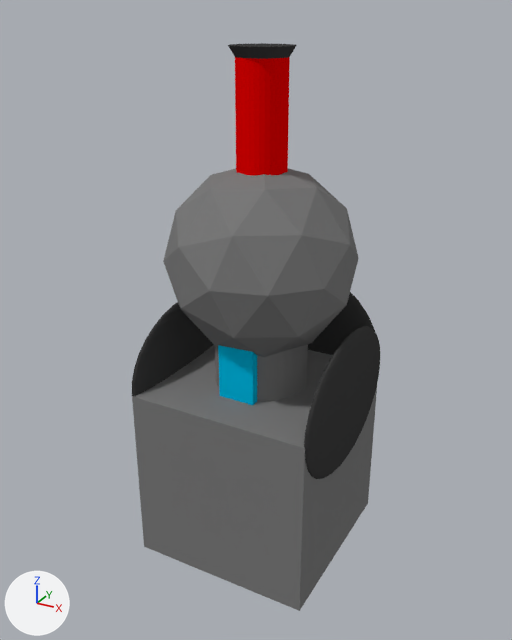
Renders of the Blender file PORTIME/Assets/Models/turret.blend from each side of a commit.
One viewpoint serves both versions: a 50 mm lens placed at (2.46, -4.56, 2.8), pointed at (-0.04, -0.01, 0.52). The axes (+X, +Y, +Z) are drawn at lower left. The lights are the same throughout.

Before the edit, the objects in view are built like this:
```python
me_cube = bpy.data.meshes.new('Cube')
me_cube.from_pydata(...)  # a box spanning x -1.0..1.0, y -1.0..1.0, z -1.0..1.0
me_cube.materials.append(mat_primarycolor)  # grey #7c7c7c
me_cube_001 = bpy.data.meshes.new('Cube.001')
me_cube_001.from_pydata(...)  # a box spanning x -1.0..1.0, y -1.0..1.0, z -1.0..1.0
me_cube_001.materials.append(mat_buttoncolor)  # cyan #00bce7
me_cylinder = bpy.data.meshes.new('Cylinder')
me_cylinder.from_pydata(...)  # a 32-sided cylinder along z spanning x -1.0..1.0, y -1.0..1.0, z -1.0..1.0
me_cylinder.materials.append(mat_primarycolor)  # grey #7c7c7c
ob_base = bpy.data.objects.new('Base', me_cube)
ob_base.parent = ob_connectingsocket
ob_base.location = (0.0, 0.0, -1.0)
ob_deactivatebutton = bpy.data.objects.new('DeactivateButton', me_cube_001)
ob_deactivatebutton.parent = ob_connectingsocket
ob_deactivatebutton.location = (0.0, -0.45, 0.0)
ob_deactivatebutton.scale = (0.2, 0.1, 1.25)
ob_icospheresocket = bpy.data.objects.new('IcosphereSocket', None)
ob_icospheresocket.parent = ob_neck
ob_icospheresocket.location = (0.0, 0.0, 1.8)
ob_neck = bpy.data.objects.new('Neck', me_cylinder)
ob_neck.parent = ob_rotatorsocket
ob_neck.location = (0.0, 0.0, 0.474)
ob_neck.scale = (0.5, 0.5, 0.5)
ob_rotatorsocket = bpy.data.objects.new('RotatorSocket', None)
ob_rotatorsocket.parent = ob_connectingsocket
ob_rotatorsocket.location = (0.0, 0.0, 0.0)
# also in view: 'Icosphere' at (0.0, 0.0, 1.03); 'Barrel' at (0.0, 0.0, 1.78); 'FrontPanel' at (0.0, 0.75, 0.0); 'LeftPanel' at (-0.75, 0.0, 0.0); 'Cone' at (0.0, 0.0, 2.38)
```
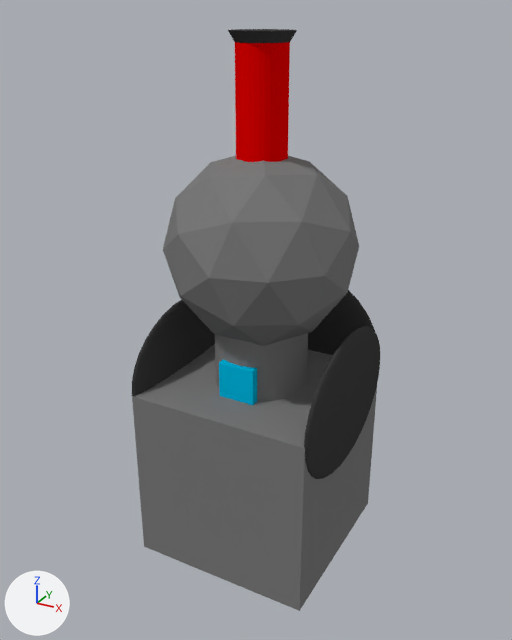
ob_rotatorsocket is not drawn itself; it is the parent of ob_neck.
ob_icospheresocket is not drawn itself; it is the parent of ob_icosphererotator.

Location of each change, [x1, y1, x2, y2] in pixels of the pictures (512 x 640 px):
'Icosphere', moved, rescaled: before [163, 168, 359, 357]; after [163, 156, 359, 346]
'Barrel', moved, rescaled: before [235, 57, 290, 175]; after [235, 42, 290, 162]
'Neck', moved, rescaled: before [215, 344, 308, 401]; after [215, 333, 308, 401]
'DeactivateButton', rescaled: before [218, 345, 257, 405]; after [219, 359, 257, 405]
'Cone', moved, rescaled: before [228, 43, 297, 59]; after [228, 29, 297, 43]

The edits, one by one:
Object 'Neck' (ob_neck) moves from (0.0, 0.0, 0.474) to (0.0, 0.0, 0.721).
Object 'Neck' (ob_neck) is rescaled from (0.5, 0.5, 0.5) to (1.0, 1.0, 0.75).
Object 'DeactivateButton' (ob_deactivatebutton) is rescaled from (0.2, 0.1, 1.25) to (0.2, 0.1, 0.2).
Object 'RotatorSocket' (ob_rotatorsocket) is rescaled from (1.0, 1.0, 1.0) to (0.5, 0.5, 0.5).
In object 'IcosphereSocket' (ob_icospheresocket), parent goes from ob_neck to ob_rotatorsocket.
Object 'IcosphereSocket' (ob_icospheresocket) moves from (0.0, 0.0, 1.8) to (0.0, 0.0, 3.0).
